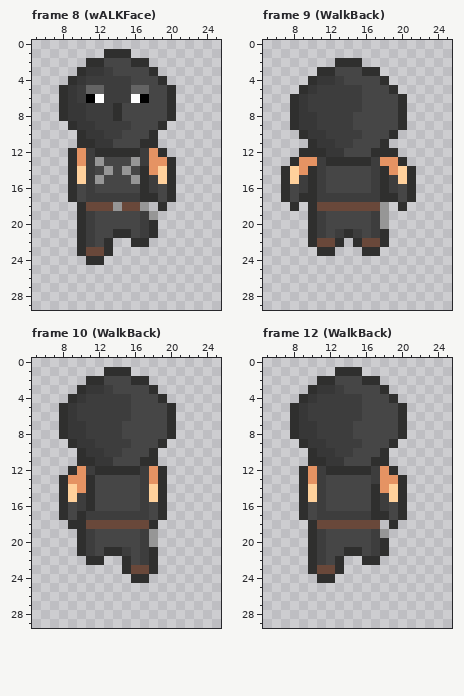
Two states of a pixel-art file, Sprites Sisi/Biggy.aseprite. That is the earlier state.
32x32 pixels, 20 frames. Colours within 5 levels of each other are drawn and written as one. Shown: frame 8 (wALKFace): x 5..25, y 0..29; frame 9 (WalkBack): x 5..25, y 0..29; frame 10 (WalkBack): x 5..25, y 0..29; frame 12 (WalkBack): x 5..25, y 0..29. The old version is drawn lined up with the new one. The commit also changed other frames, which this record leaves out.
Now the later version:
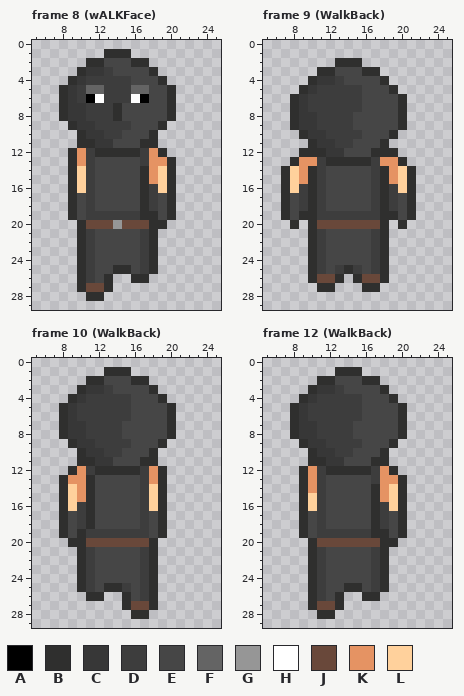
Palette (. is transparent): A #000000  B #2f2f2e  C #373737  D #3d3d3d  E #464646  F #646464  G #969696  H #ffffff  J #69483a  K #e59363  L #ffd19c
From old to new:
whole drawing moved by +0,-4 (the old picture is shown already moved)
--- frame 8 (wALKFace)
@@ x 5..25 @@
 12 ....BKDBBBBBDKB......
-13 ....BKDGEEEGDKKB.....
-14 ....BLDEGEGEBKLB.....
-15 ....BLDGEEEGBDLB.....
-16 ....BEDEEEEEBDEB.....
-17 ....BEDDDDDDBBEB.....
-18 .....BJJJGJJG.B......
-19 .....BDEEEEEDG.......
-20 .....BDEEEEEDB.......
-21 .....BDEEBBEDB.......
-22 .....BDEB..BB........
-23 .....BJJB............
-24 ......BB.............
-25 .....................
-26 .....................
-27 .....................
-28 .....................
+13 ....BKDEEEEEDKKB.....
+14 ....BLDEEEEEBKLB.....
+15 ....BLDEEEEEBKLB.....
+16 ....BLDEEEEEBDLB.....
+17 ....BEDEEEEEBDEB.....
+18 ....BEDEEEEEBDEB.....
+19 ....BEDDDDDDBBEB.....
+20 .....BJJJGJJJBB......
+21 .....BDEEEEEDB.......
+22 .....BDEEEEEDB.......
+23 .....BDEEEEEDB.......
+24 .....BDEEEEEDB.......
+25 .....BDEEBBEDB.......
+26 .....BDEB..BB........
+27 .....BJJB............
+28 ......BB.............
 29 .....................
--- frame 9 (WalkBack)
@@ x 5..25 @@
 14 ..BLKBDEEEEEDBKLB....
-15 ..BLDBDEEEEEDBDLB....
-16 ..BEDBDEEEEEDBDEB....
-17 ..BEBBDDDDDDDBBEB....
-18 ...B.BJJJJJJJG.B.....
-19 .....BDEEEEEDG.......
-20 .....BDEEEEEDG.......
-21 .....BDEDBDEDB.......
-22 .....BJJB.BJJB.......
-23 ......BB...BB........
-24 .....................
-25 .....................
-26 .....................
-27 .....................
+15 ..BLKBDEEEEEDBKLB....
+16 ..BLDBDEEEEEDBDLB....
+17 ..BEDBDEEEEEDBDEB....
+18 ..BEDBDEEEEEDBDEB....
+19 ..BEBBDDDDDDDBBEB....
+20 ...B.BJJJJJJJB.B.....
+21 .....BDEEEEEDB.......
+22 .....BDEEEEEDB.......
+23 .....BDEEEEEDB.......
+24 .....BDEEEEEDB.......
+25 .....BDEDBDEDB.......
+26 .....BJJB.BJJB.......
+27 ......BB...BB........
 28 .....................
--- frame 10 (WalkBack)
@@ x 5..25 @@
 14 ...BLKBEEEEEDLB......
-15 ...BLDBEEEEEDLB......
-16 ...BEDBEEEEEDEB......
-17 ...BEBDDDDDDDEB......
-18 ....BBJJJJJJJB.......
-19 .....BDEEEEEDG.......
-20 .....BDEEEEEDG.......
-21 .....BDEBBDEDB.......
-22 ......BB..BEDB.......
-23 ..........BJJB.......
-24 ...........BB........
-25 .....................
-26 .....................
-27 .....................
-28 .....................
+15 ...BLKBEEEEEDLB......
+16 ...BLDBEEEEEDLB......
+17 ...BEDBEEEEEDEB......
+18 ...BEDBEEEEEDEB......
+19 ...BEBDDDDDDDEB......
+20 ....BBJJJJJJJB.......
+21 .....BDEEEEEDB.......
+22 .....BDEEEEEDB.......
+23 .....BDEEEEEDB.......
+24 .....BDEEEEEDB.......
+25 .....BDEBBDEDB.......
+26 ......BB..BEDB.......
+27 ..........BJJB.......
+28 ...........BB........
 29 .....................
--- frame 12 (WalkBack)
@@ x 5..25 @@
 13 ....BKDEEEEEDKKB.....
-14 ....BLDEEEEEBKLB.....
-15 ....BLDEEEEEBDLB.....
-16 ....BEDEEEEEBDEB.....
-17 ....BEDDDDDDBBEB.....
-18 .....BJJJJJJJ.B......
-19 .....BDEEEEEDG.......
-20 .....BDEEEEEDB.......
-21 .....BDEEBBEDB.......
-22 .....BDEB..BB........
-23 .....BJJB............
-24 ......BB.............
-25 .....................
-26 .....................
-27 .....................
-28 .....................
+14 ....BKDEEEEEBKLB.....
+15 ....BLDEEEEEBKLB.....
+16 ....BLDEEEEEBDLB.....
+17 ....BEDEEEEEBDEB.....
+18 ....BEDEEEEEBDEB.....
+19 ....BEDDDDDDBBEB.....
+20 .....BJJJJJJJBB......
+21 .....BDEEEEEDB.......
+22 .....BDEEEEEDB.......
+23 .....BDEEEEEDB.......
+24 .....BDEEEEEDB.......
+25 .....BDEEBBEDB.......
+26 .....BDEB..BB........
+27 .....BJJB............
+28 ......BB.............
 29 .....................
